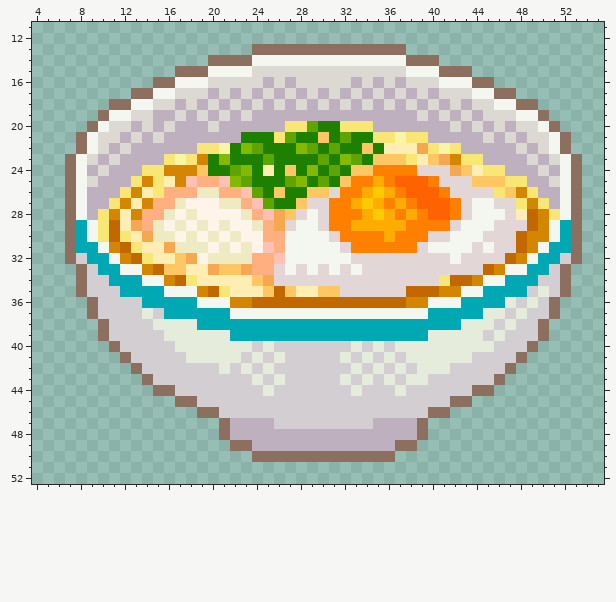
Two versions of one pixel-art sprite, Graphics/Icons/item817.png. The picture above is the old version.
The file is 60x60 pixels. Colours within 5 levels of each other are drawn and written as one. Shown: x 4..55, y 11..52.
The same view after the edit:
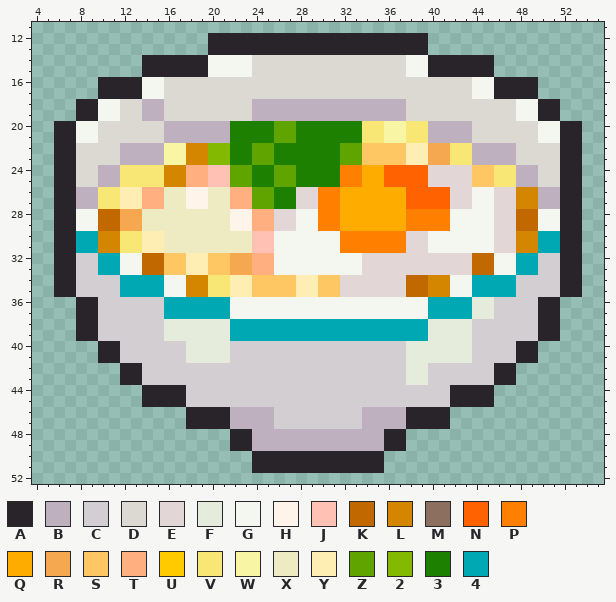
Palette (. is transparent): A #292429  B #beb0be  C #d2ced2  D #dcd8d2  E #e2d7d6  F #e6ecdc  G #f4f6f0  H #fff4ea  J #ffc1b3  K #c16800  L #d58600  M #8d6f60  N #ff6200  P #ff8000  Q #ffac00  R #f5a850  S #ffc664  T #ffaf80  U #ffcb00  V #f8e775  W #f8f5a5  X #eeeac2  Y #ffeeb4  Z #60a400  2 #83ba00  3 #1d8000  4 #00a8b3
Edits made:
y 12: x 20..39 .................... -> AAAAAAAAAAAAAAAAAAAA
y 13: x 20..39 ....MMMMMMMMMMMMMM.. -> AAAAAAAAAAAAAAAAAAAA
y 14: x 14..45 ......MMMMGGGGGGGGGGGGGGMMM..... -> AAAAAAGGGGDDDDDDDDDDDDDDGGAAAAAA
y 15: x 14..19 ...MMM -> AAAAAA; x 40..45 GMMM.. -> AAAAAA
y 16: x 10..19 .....MMGGG -> AAAAGGDDDD; x 25 B -> D; x 27 B -> D; x 33 B -> D; x 35 B -> D; x 37 B -> D; x 41..49 GGGMM.... -> DDDGGAAAA
y 17: x 10..14 ...MM -> AAAAG; x 16 G -> D; x 20 B -> D; x 22 B -> D; x 24 B -> D; x 26 B -> D; x 28 B -> D; x 30 B -> D; x 32 B -> D; x 34 B -> D; x 36 B -> D; x 38 B -> D; x 40 B -> D; x 46..49 MM.. -> AAAA
y 18: x 8..15 ...MMGGD -> AAGGDDBB; x 17 B -> D; x 19 B -> D; x 21 B -> D; x 23..24 BD -> DB; x 26 D -> B; x 28 D -> B; x 30 D -> B; x 32 D -> B; x 34 D -> B; x 36 D -> B; x 39 B -> D; x 41 B -> D; x 43 B -> D; x 46..51 GGMM.. -> DDGGAA
y 19: x 8..10 ..M -> AAG; x 12 G -> D; x 14 D -> B; x 16 B -> D; x 18 B -> D; x 20 B -> D; x 22 B -> D; x 38 B -> D; x 40 B -> D; x 42 B -> D; x 44 B -> D; x 50..51 M. -> AA
y 20: x 6..10 ...MG -> AAGGD; x 13 B -> D; x 15..16 BD -> DB; x 20 D -> B; x 22..29 BBBBBVVZ -> 3333ZZ33; x 32..33 VV -> 33; x 35..39 BBBBB -> VWWVV; x 42 D -> B; x 45 B -> D; x 47 B -> D; x 51..53 M.. -> GAA
y 21: x 6..8 ..M -> AAG; x 12 B -> D; x 14 B -> D; x 22 B -> 3; x 26 V -> Z; x 30 S -> 3; x 32 Z -> 3; x 34 3 -> V; x 36 V -> W; x 44 B -> D; x 46 B -> D; x 48 B -> D; x 50 D -> G; x 52..53 M. -> AA
y 22: x 6..9 ..MG -> AADD; x 11..12 BD -> DB; x 16..21 BBBVVW -> WWLL22; x 23 2 -> 3; x 25 3 -> Z; x 28..29 2Z -> 33; x 31..33 Z33 -> 3ZZ; x 35..37 3YY -> SSS; x 39..41 RVW -> YRR; x 43 B -> V; x 49 B -> D; x 51..53 GM. -> DAA
y 23: x 6..8 .MG -> AAD; x 10 B -> D; x 16 V -> W; x 18 V -> L; x 20 3 -> 2; x 24 3 -> Z; x 30 Z -> 3; x 32 2 -> Z; x 34 3 -> S; x 38 V -> Y; x 40 S -> R; x 42 L -> V; x 44 V -> B; x 48 B -> D; x 50 B -> D; x 52..53 GM -> AA
y 24: x 6..10 .MGBD -> AADDB; x 12..13 BB -> VV; x 18..21 LS33 -> TTJJ; x 23 2 -> Z; x 25..27 Y3S -> 3ZZ; x 29 2 -> 3; x 31..39 Z3SSPPPPE -> 3PPQQNNNN; x 42..45 RSYV -> EESS; x 47 B -> V; x 51..53 BGM -> DAA
y 25: x 6..8 .MG -> AAD; x 12 B -> V; x 14 L -> V; x 16 Y -> L; x 18 J -> T; x 20 T -> J; x 22 2 -> Z; x 26 3 -> Z; x 28 2 -> 3; x 30 Z -> 3; x 32 S -> P; x 34 P -> Q; x 36 P -> N; x 40 P -> E; x 46 S -> V; x 48 V -> B; x 50 B -> D; x 52..53 GM -> AA
y 26: x 6..8 .MG -> AAB; x 10..19 BBVLYVTTTX -> VVYYTTXXHH; x 21 T -> X; x 23 J -> T; x 25..26 3S -> Z3; x 28..33 3SSEPP -> EEPPQQ; x 35 U -> Q; x 37 P -> Q; x 41 P -> N; x 44..47 EEVS -> GGEE; x 49 V -> L; x 52..53 GM -> AA
y 27: x 6..8 .MG -> AAB; x 10 B -> V; x 12 L -> Y; x 14 L -> T; x 16 T -> X; x 20 H -> X; x 22 X -> T; x 24 J -> Z; x 28 S -> E; x 30 E -> P; x 32 P -> Q; x 34 U -> Q; x 36 P -> Q; x 38 P -> N; x 42 P -> E; x 48 V -> L; x 50 V -> B; x 52..53 GM -> AA
y 28: x 6..7 .M -> AA; x 9..15 BVLYLTT -> GKKRRXX; x 17 H -> X; x 19..21 HHH -> XXX; x 23 X -> H; x 25..28 JRSE -> TEEG; x 30 E -> P; x 32..33 PP -> QQ; x 35 U -> Q; x 37..38 PQ -> QP; x 40..43 NNPE -> PPGG; x 46 G -> E; x 48 Y -> K; x 50..53 LVGM -> GGAA
y 29: x 6..8 .M4 -> AAG; x 10 V -> K; x 12 Y -> R; x 14 T -> X; x 16 H -> X; x 18 H -> X; x 20 H -> X; x 24 X -> T; x 26 R -> E; x 30 E -> P; x 32 P -> Q; x 42 E -> G; x 48 E -> K; x 50 L -> G; x 52..53 4M -> AA
y 30: x 6..7 .M -> AA; x 9..11 GVK -> 4LL; x 13..15 YRX -> VYY; x 17 H -> X; x 19 H -> X; x 21 H -> X; x 23..26 HHTT -> XJJG; x 31 E -> G; x 36 Q -> P; x 38..41 PPEE -> EEGG; x 45 E -> G; x 48 K -> L; x 50..53 LG4M -> 44AA
y 31: x 6..7 .M -> AA; x 10 G -> L; x 12 K -> V; x 16 R -> X; x 20 H -> X; x 22 H -> X; x 24 H -> J; x 26 T -> G; x 32 E -> P; x 38 P -> E; x 44 E -> G; x 48 K -> L; x 50 G -> 4; x 52..53 4M -> AA
y 32: x 6..7 .M -> AA; x 9 4 -> C; x 11..16 GLKVYY -> 4GGKKS; x 18..23 RHXXXX -> YYSSRR; x 26 J -> G; x 33 E -> G; x 42 G -> E; x 44..53 EEEKLG44CM -> KKGG44CCAA
y 33: x 6..8 ..M -> AAC; x 14 L -> K; x 20 R -> S; x 22 S -> R; x 26 E -> G; x 28 E -> G; x 30 E -> G; x 32 E -> G; x 44 E -> K; x 46 L -> G; x 48 G -> 4; x 50 4 -> C; x 52..53 M. -> AA
y 34: x 6..8 ..M -> AAC; x 11 4 -> C; x 14..21 GGLKVYYY -> 44GGLLVV; x 25..31 REEEEEE -> SSSYYSS; x 38..46 EEEVKKLGG -> KKLLGG444; x 48..49 44 -> CC; x 52..53 M. -> AA
y 35: x 6..8 ..M -> AAC; x 18 G -> L; x 20 K -> V; x 24 Y -> S; x 26 K -> S; x 40 K -> L; x 42 L -> G; x 44 G -> 4; x 48 4 -> C; x 50 F -> C; x 52..53 M. -> AA
y 36: x 8..9 .M -> AA; x 14..15 44 -> CC; x 19..42 GGGLLKKKKKKKKKKKKKKLLGGG -> 444GGGGGGGGGGGGGGGGGG444; x 44..47 444F -> FFCC; x 49..51 FCM -> CAA
y 37: x 8..9 .M -> AA; x 14 F -> C; x 44 4 -> F; x 46 F -> C; x 48 F -> C; x 50..51 CM -> AA
y 38: x 8..10 ..M -> AAC; x 15 F -> C; x 19..21 444 -> FFF; x 40..42 444 -> FFF; x 44..45 FF -> CC; x 47 F -> C; x 50..51 M. -> AA
y 39: x 8..10 ..M -> AAC; x 44 F -> C; x 46 F -> C; x 50..51 M. -> AA
y 40: x 10..11 .M -> AA; x 17 F -> C; x 22..23 FF -> CC; x 25 F -> C; x 33 F -> C; x 35 F -> C; x 37 F -> C; x 44..45 FF -> CC; x 48..49 CM -> AA
y 41: x 10..12 ..M -> AAC; x 22 F -> C; x 24 F -> C; x 26 F -> C; x 32 F -> C; x 34 F -> C; x 36 F -> C; x 48..49 M. -> AA
y 42: x 12..13 .M -> AA; x 21 F -> C; x 23 F -> C; x 25 F -> C; x 33 F -> C; x 35 F -> C; x 37..38 FC -> CF; x 40..41 FF -> CC; x 46..47 CM -> AA
y 43: x 12..14 ..M -> AAC; x 24 F -> C; x 26 F -> C; x 32 F -> C; x 34 F -> C; x 36 F -> C; x 46..47 M. -> AA
y 44: x 14..17 .MMC -> AAAA; x 25 F -> C; x 33 F -> C; x 37 F -> C; x 42..45 CCMM -> AAAA
y 45: x 14..18 ...MM -> AAAAC; x 42..45 MM.. -> AAAA
y 46: x 18..25 .MMCCCCC -> AAAABBBB; x 34..41 CCCCCCMM -> BBBBAAAA
y 47: x 18..21 ...M -> AAAA; x 34 C -> B; x 38..41 BM.. -> AAAA
y 48: x 21..23 MBB -> .AA; x 36..39 BBBM -> AA..
y 49: x 22..23 MM -> AA; x 36..38 BMM -> AA.
y 50: x 24..36 MMMMMMMMMMMMM -> AAAAAAAAAAAA.
y 51: x 24..35 ............ -> AAAAAAAAAAAA
Pixel boxes of the changes (left, top, right, bottom) in both pictures:
changed: (54, 33, 582, 473)
